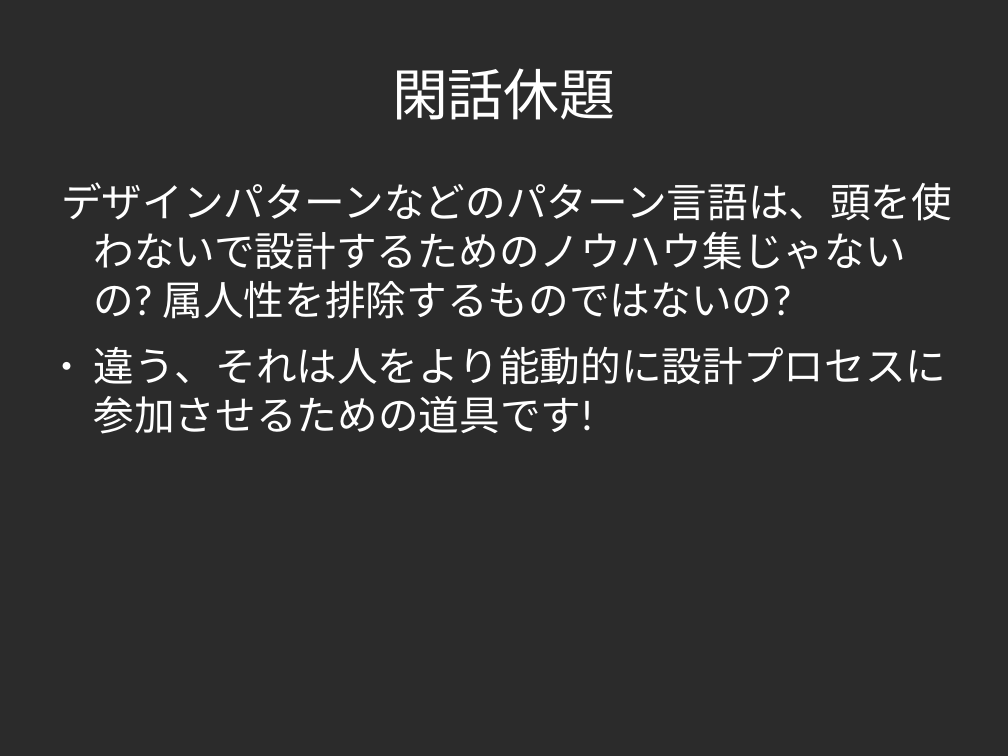
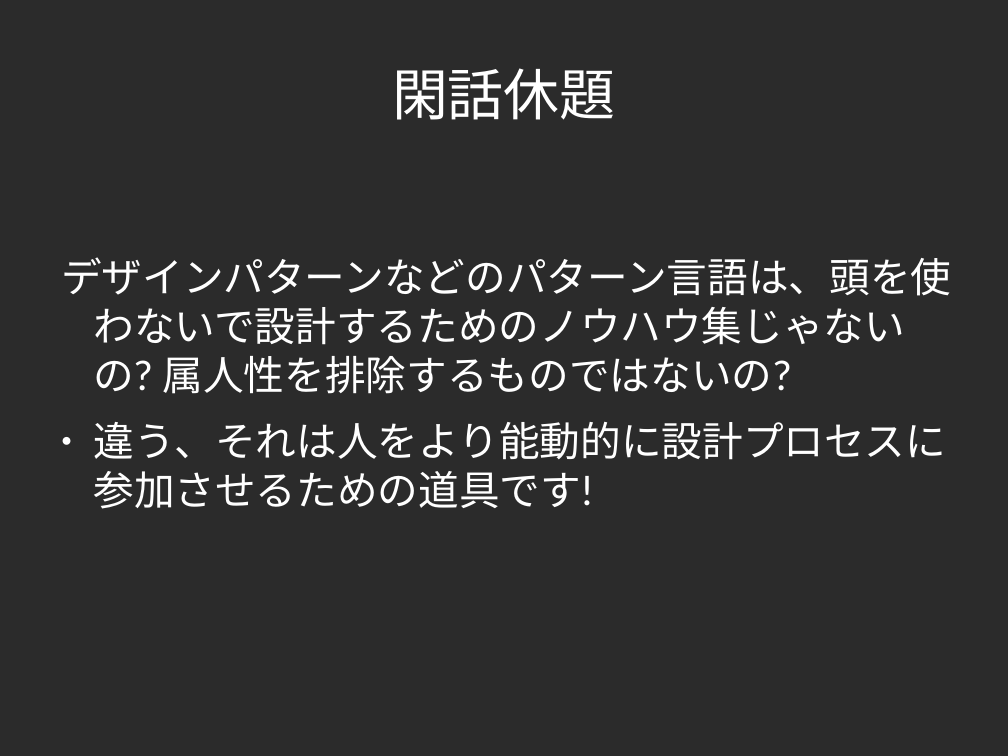
Before and after one commit to yojik/yojik-lib, a slide deck: slide 40 of 2009devsumi/oo_exercise/doc/devsum.odp (slide 34 before the commit). Drawn at 1008x756 pixels with LibreOffice and Linux fonts; fonts in the diff are those of the drawing; background and template pictures are left out; a plain dark background stands for a picture behind light text. Boxes give left, top, right and bottom in pixels: in the first picture for what was removed or moved away, otherwise in the second. Text is boxed around its words. In the diff, an @@ line names an element or a change of style, - is before the commit and + after.

```diff
--- a/2009devsumi/oo_exercise/doc/devsum.odp
+++ b/2009devsumi/oo_exercise/doc/devsum.odp
@@ text "デザインパターンなどのパターン言語は、頭を使わないで設計するためのノウハウ集じゃないの? 属人性を排除するものではないの ...": place and size @@
-text "デザインパターンなどのパターン言語は、頭を使わないで設計するためのノウハウ集じゃないの? 属人性を排除するものではないの ..." at (61,182,952,434)
+text "デザインパターンなどのパターン言語は、頭を使わないで設計するためのノウハウ集じゃないの? 属人性を排除するものではないの ..." at (61,257,951,509)
```
Also in this commit, not shown: 23 other slides changed, 8 slides added, 1 slide removed.
